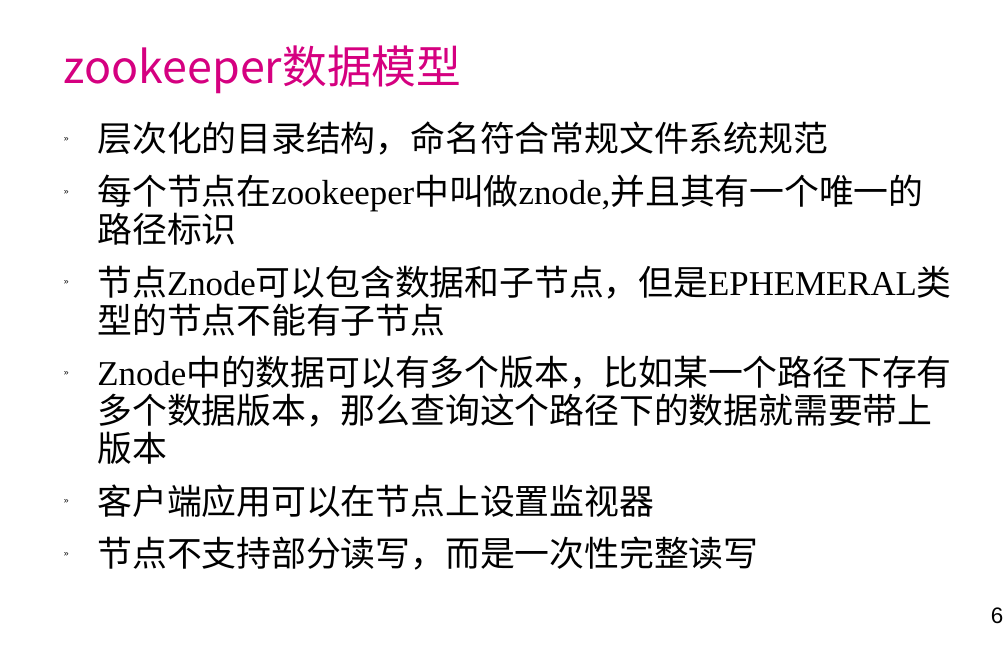
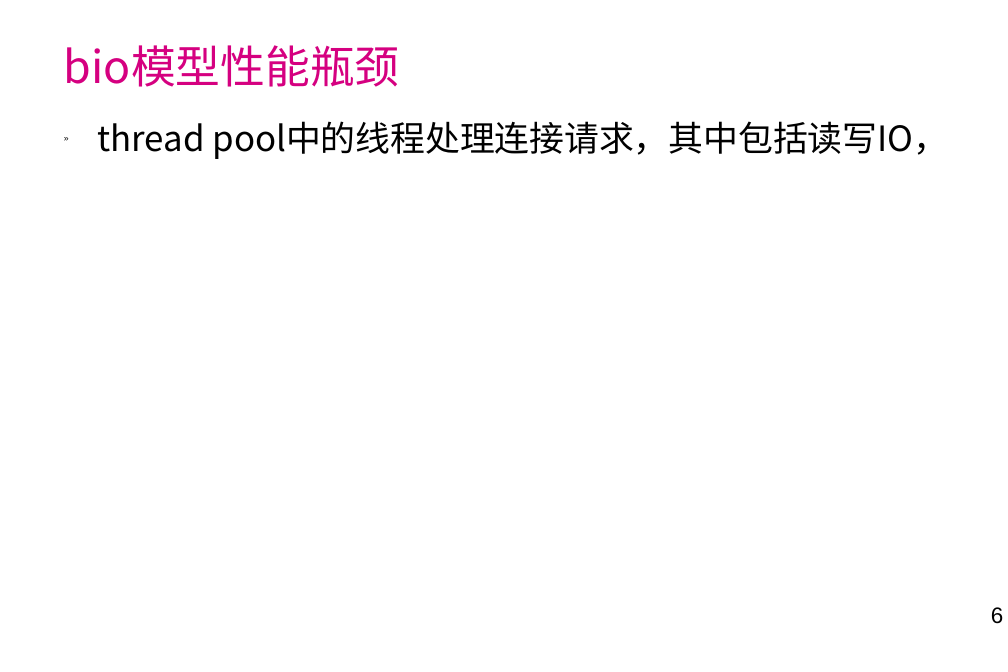
Before and after one commit to laienliang/netty-demo, a slide deck: slide 6 of doc/netty学习分享.ppt. Drawn at 1008x672 pixels with LibreOffice and Linux fonts; fonts in the diff are those of the drawing; background and template pictures are left out. Boxes give left, top, right and bottom in pixels: in the first picture for what was removed or moved away, otherwise in the second. Text is boxed around its words. In the diff, an @@ line names an element or a change of style, - is before the commit and + after.

```diff
--- a/doc/netty学习分享.ppt
+++ b/doc/netty学习分享.ppt
@@ title at bbox=[64, 45, 400, 87]: text changed @@
-zookeeper数据模型
+bio模型性能瓶颈
@@ text at bbox=[97, 121, 949, 159]: text changed; font Times New Roman to Noto Sans CJK SC @@
-» 层次化的目录结构，命名符合常规文件系统规范
-» 每个节点在zookeeper中叫做znode,并且其有一个唯一的路径标识
-» 节点Znode可以包含数据和子节点，但是EPHEMERAL类型的节点不能有子节点
-» Znode中的数据可以有多个版本，比如某一个路径下存有多个数据版本，那么查询这个路径下的数据就需要带上版本
-» 客户端应用可以在节点上设置监视器
-» 节点不支持部分读写，而是一次性完整读写
+» thread pool中的线程处理连接请求，其中包括读写IO，
```
Also in this commit, not shown: 1 other slide changed, 3 slides added, 3 slides removed, 2 other files.
